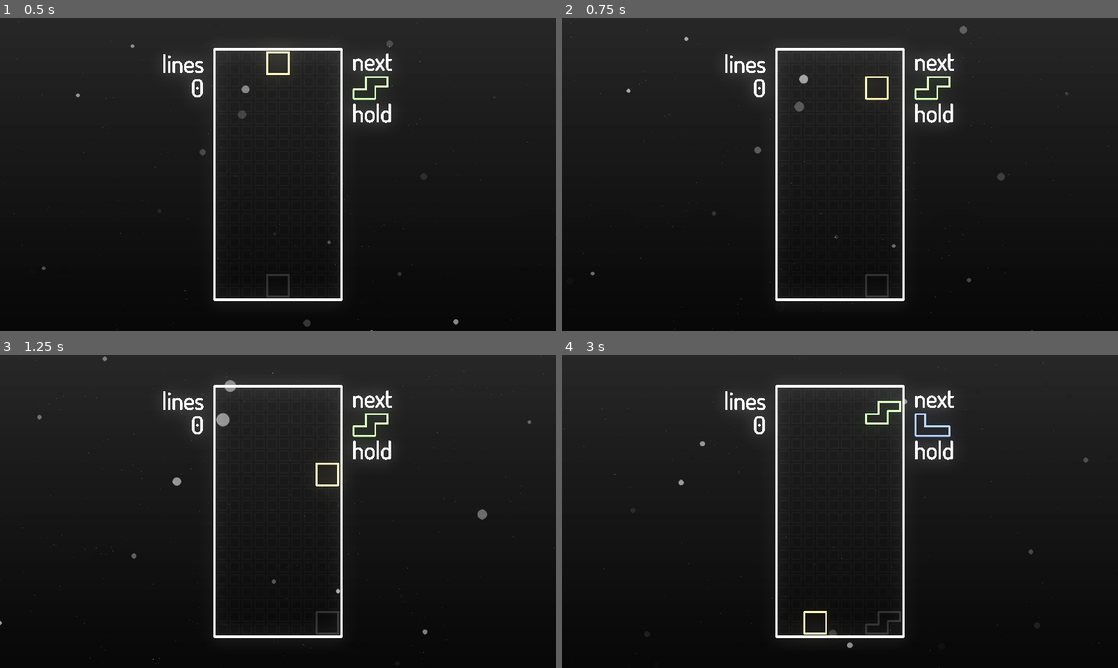
Above: before the commit, frames 1-4 (two rows, left to right).
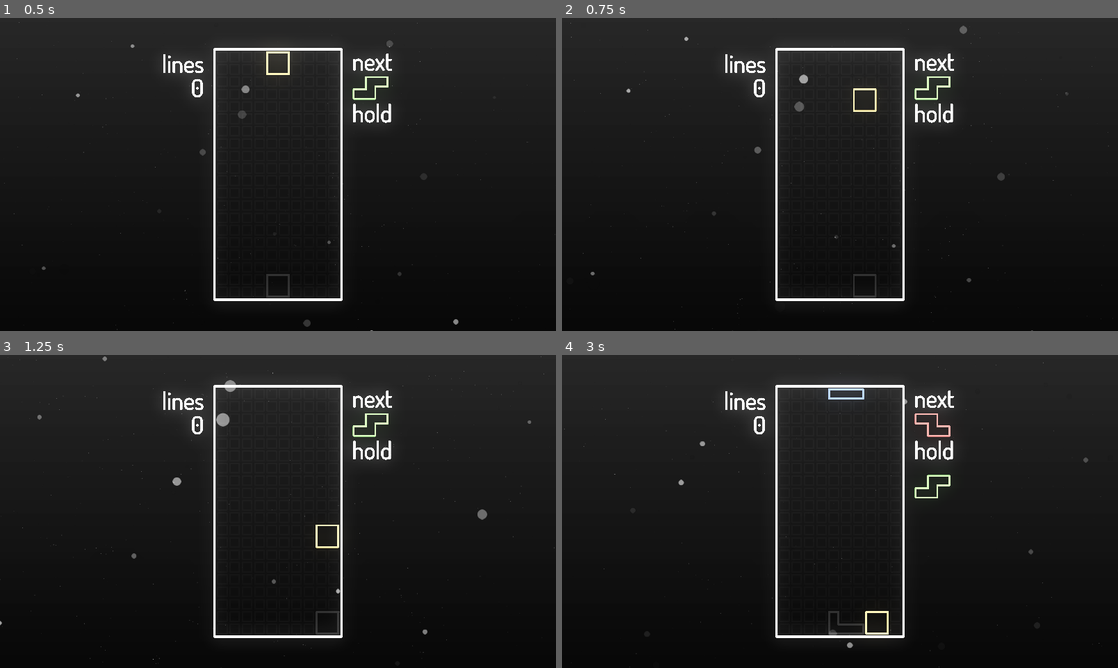
Above: after the commit, the same moments.

Repository: sockeye-d/Tetris-Clone
Game: Godot game, scene res://main.tscn
Same seed, same stepped clock (60 frames per second), same inputs: the game is played once before the commit and once after it.
Inputs:
- Up to frame 1 (0.5 s): no input
- Up to frame 2 (0.75 s): hold Right (move_right) from 0.53 s (still down); hold Down (drop) from 0.53 s (still down)
- Up to frame 3 (1.25 s): keep holding Right (move_right); keep holding Down (drop)
- Up to frame 4 (3 s): release Right (move_right) at 1.28 s; release Down (drop) at 1.28 s; hold Left (move_left) 1.28-2.03 s; tap Up (hard_drop, bound only after the commit) at 1.35 s; hold Right (move_right) from 2.03 s (still down); tap W (hard_drop, bound only before the commit) at 2.1 s; tap C (hold, bound only after the commit) at 2.85 s

Frame 1 is identical in both runs. In frame 2, 0.3% of the frame differs, in the area x 52-59%, y 18-90%; in frame 3, 0.2%; in frame 4, 0.9%, in the area x 43-70%, y 10-90%.

Commit message:
Changed the speed and also adjusted the keymap

Diff:
--- a/Background/background.tscn
+++ b/Background/background.tscn
@@ -30,8 +30,10 @@
 
 
 void vertex() {
-	POINT_SIZE= point_size / distance(NODE_POSITION_WORLD, CAMERA_POSITION_WORLD)*40.0;
+	float depth = distance(NODE_POSITION_WORLD, CAMERA_POSITION_WORLD);
+	POINT_SIZE= point_size / depth * 40.0;
 	UV=UV*uv1_scale.xy+uv1_offset.xy;
+	UV.x = depth;
 }
 
 
@@ -59,6 +61,7 @@
 	NORMAL_MAP = mix(NORMAL_MAP,detail_norm,detail_mask_tex.r);
 	ALBEDO.rgb = mix(ALBEDO.rgb,detail,detail_mask_tex.r);
 	ALBEDO.rgb *= brightness;
+	ALPHA *= smoothstep(0.0, 20.0, UV.x);
 }
 "
 
--- a/main.tscn
+++ b/main.tscn
@@ -54,6 +54,8 @@
 [node name="Main" type="Node2D" node_paths=PackedStringArray("GAMEBOARD")]
 script = ExtResource("1_drkt8")
 GAMEBOARD = NodePath("Board")
+DROP_SPEED = 0.05
+MOVE_INTERVAL = 0.1
 LINE_CLEAR_EFFECT = ExtResource("2_me6gn")
 
 [node name="Background" type="ColorRect" parent="."]
--- a/project.godot
+++ b/project.godot
@@ -24,41 +24,37 @@
 
 rotate_right={
 "deadzone": 0.5,
-"events": [Object(InputEventKey,"resource_local_to_scene":false,"resource_name":"","device":-1,"window_id":0,"alt_pressed":false,"shift_pressed":false,"ctrl_pressed":false,"meta_pressed":false,"pressed":false,"keycode":0,"physical_keycode":68,"key_label":0,"unicode":100,"echo":false,"script":null)
+"events": [Object(InputEventKey,"resource_local_to_scene":false,"resource_name":"","device":-1,"window_id":0,"alt_pressed":false,"shift_pressed":false,"ctrl_pressed":false,"meta_pressed":false,"pressed":false,"keycode":0,"physical_keycode":88,"key_label":0,"unicode":120,"echo":false,"script":null)
 ]
 }
 rotate_left={
 "deadzone": 0.5,
-"events": [Object(InputEventKey,"resource_local_to_scene":false,"resource_name":"","device":-1,"window_id":0,"alt_pressed":false,"shift_pressed":false,"ctrl_pressed":false,"meta_pressed":false,"pressed":false,"keycode":0,"physical_keycode":65,"key_label":0,"unicode":97,"echo":false,"script":null)
+"events": [Object(InputEventKey,"resource_local_to_scene":false,"resource_name":"","device":-1,"window_id":0,"alt_pressed":false,"shift_pressed":false,"ctrl_pressed":false,"meta_pressed":false,"pressed":false,"keycode":0,"physical_keycode":90,"key_label":0,"unicode":122,"echo":false,"script":null)
 ]
 }
 drop={
 "deadzone": 0.5,
-"events": [Object(InputEventKey,"resource_local_to_scene":fa …(140 unchanged characters)… d":false,"keycode":0,"physical_keycode":83,"key_label":0,"unicode":115,"echo":false,"script":null)
-, Object(InputEventKey,"resource_local_to_scene":false,"resource_name":"","device":-1,"window_id":0,"alt_pressed":false,"shift_pressed":false,"ctrl_pressed":false,"meta_pressed":false,"pressed":false,"keycode":0,"physical_keycode":4194322,"key_label":0,"unicode":0,"echo":false,"script":null)
+"events": [Object(InputEventKey,"resource_local_to_scene":fa …(140 unchanged characters)… d":false,"keycode":0,"physical_keycode":4194322,"key_label":0,"unicode":0,"echo":false,"script":null)
 ]
 }
 hard_drop={
 "deadzone": 0.5,
-"events": [Object(InputEventKey,"resource_local_to_scene":fa …(140 unchanged characters)… d":false,"keycode":0,"physical_keycode":87,"key_label":0,"unicode":119,"echo":false,"script":null)
-, Object(InputEventKey,"resource_local_to_scene":false,"resource_name":"","device":-1,"window_id":0,"alt_pressed":false,"shift_pressed":false,"ctrl_pressed":false,"meta_pressed":false,"pressed":false,"keycode":0,"physical_keycode":32,"key_label":0,"unicode":32,"echo":false,"script":null)
+"events": [Object(InputEventKey,"resource_local_to_scene":fa …(140 unchanged characters)… d":false,"keycode":0,"physical_keycode":4194320,"key_label":0,"unicode":0,"echo":false,"script":null)
 ]
 }
 move_right={
 "deadzone": 0.5,
 "events": [Object(InputEventKey,"resource_local_to_scene":false,"resource_name":"","device":-1,"window_id":0,"alt_press …(182 unchanged characters)…
-, Object(InputEventKey,"resource_local_to_scene":false,"resource_name":"","device":-1,"window_id":0,"alt_pressed":false,"shift_pressed":false,"ctrl_pressed":false,"meta_pressed":false,"pressed":false,"keycode":0,"physical_keycode":69,"key_label":0,"unicode":101,"echo":false,"script":null)
 ]
 }
 move_left={
 "deadzone": 0.5,
 "events": [Object(InputEventKey,"resource_local_to_scene":false,"resource_name":"","device":-1,"window_id":0,"alt_press …(182 unchanged characters)…
-, Object(InputEventKey,"resource_local_to_scene":false,"resource_name":"","device":-1,"window_id":0,"alt_pressed":false,"shift_pressed":false,"ctrl_pressed":false,"meta_pressed":false,"pressed":false,"keycode":0,"physical_keycode":81,"key_label":0,"unicode":113,"echo":false,"script":null)
 ]
 }
 hold={
 "deadzone": 0.5,
-"events": [Object(InputEventKey,"resource_local_to_scene":false,"resource_name":"","device":-1,"window_id":0,"alt_pressed":false,"shift_pressed":false,"ctrl_pressed":false,"meta_pressed":false,"pressed":false,"keycode":0,"physical_keycode":82,"key_label":0,"unicode":114,"echo":false,"script":null)
+"events": [Object(InputEventKey,"resource_local_to_scene":false,"resource_name":"","device":-1,"window_id":0,"alt_pressed":false,"shift_pressed":false,"ctrl_pressed":false,"meta_pressed":false,"pressed":false,"keycode":0,"physical_keycode":67,"key_label":0,"unicode":99,"echo":false,"script":null)
 ]
 }
 
@@ -66,4 +62,3 @@
 
 textures/lossless_compression/force_png=true
 environment/defaults/default_clear_color=Color(0.345098, 0.345098, 0.345098, 1)
-anti_aliasing/quality/screen_space_aa=1
Not shown, added: art/misc/icon.afdesign
Not shown, changed: art/tiles/tileset.afdesign
